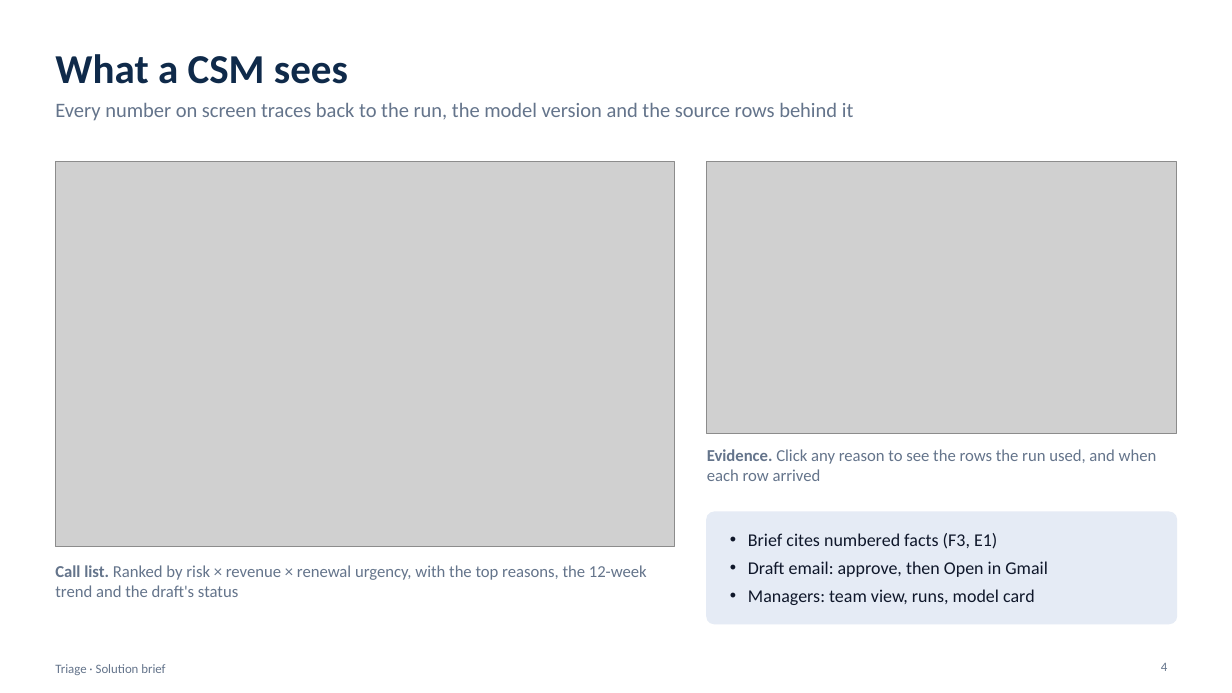
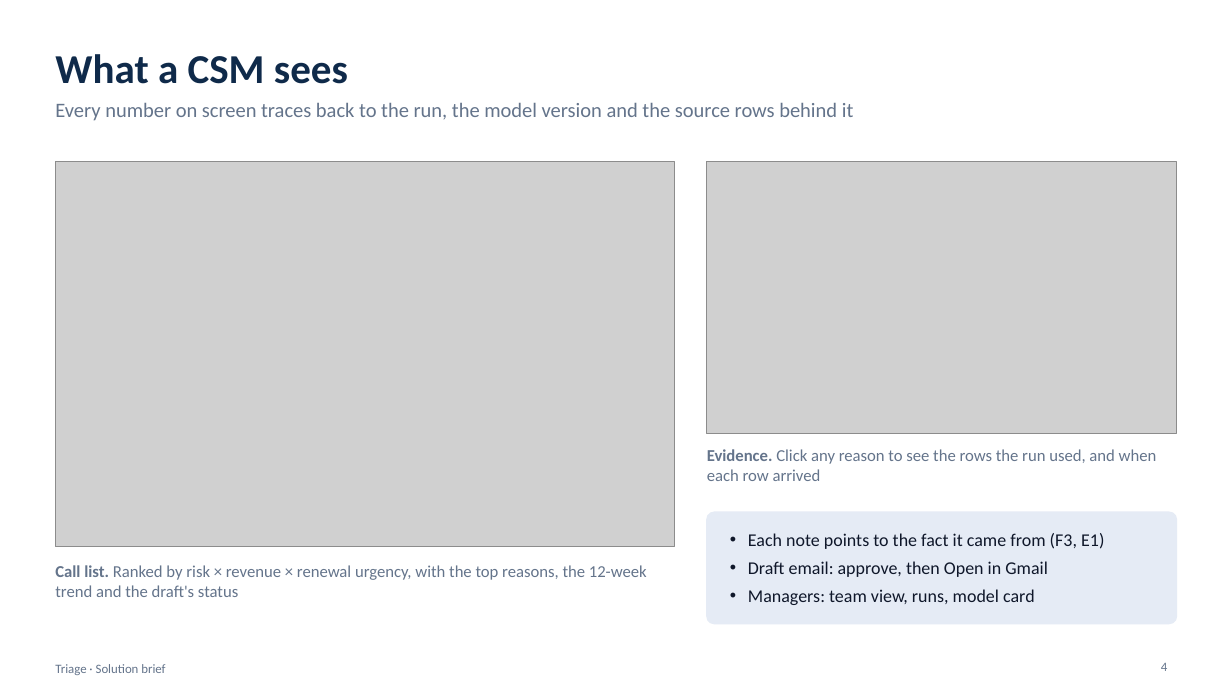
Before and after one commit to kuldeep24680/csm-triage, a slide deck: slide 4 of project_context/Triage_Solution_Brief.pptx. Drawn at 1232x693 pixels with LibreOffice and Linux fonts; fonts in the diff are those of the drawing; grey boxes stand for pictures. Boxes give left, top, right and bottom in pixels: in the first picture for what was removed or moved away, otherwise in the second. Text is boxed around its words. In the diff, an @@ line names an element or a change of style, - is before the commit and + after.

Commit message:
Solution brief: plain-language wording and a glossary slide

```diff
--- a/project_context/Triage_Solution_Brief.pptx
+++ b/project_context/Triage_Solution_Brief.pptx
@@ text at box(748, 533, 1104, 549): text changed @@
-• Brief cites numbered facts (F3, E1)
+• Each note points to the fact it came from (F3, E1)
```
Also in this commit, not shown: 14 other slides changed, 1 slide added.
